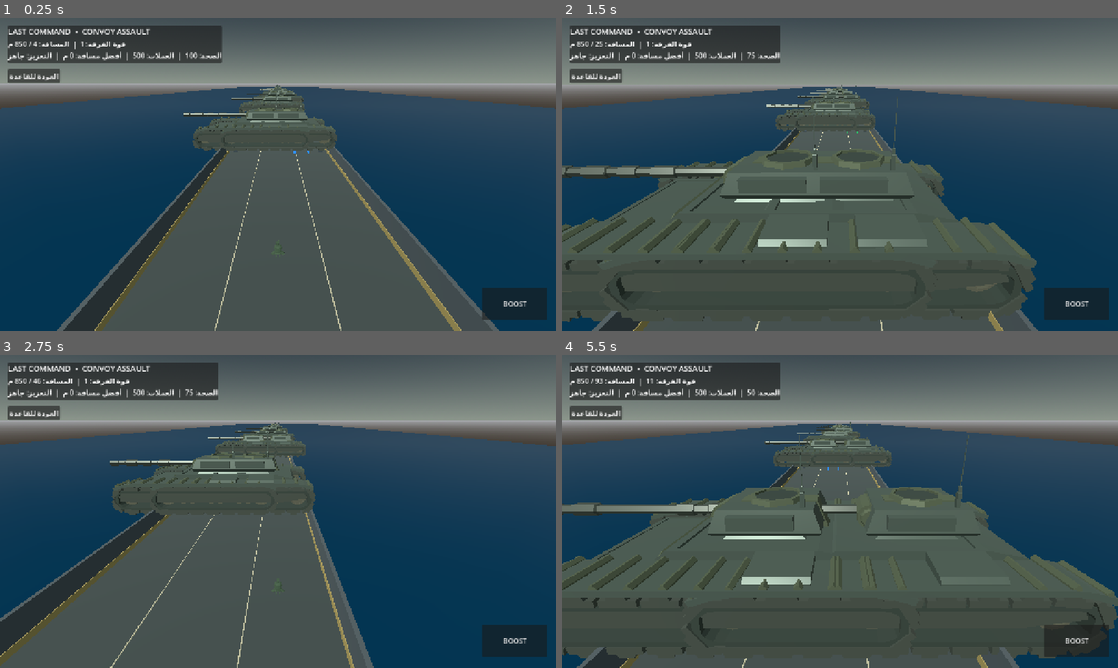
Above: before the commit, frames 1-4 (two rows, left to right).
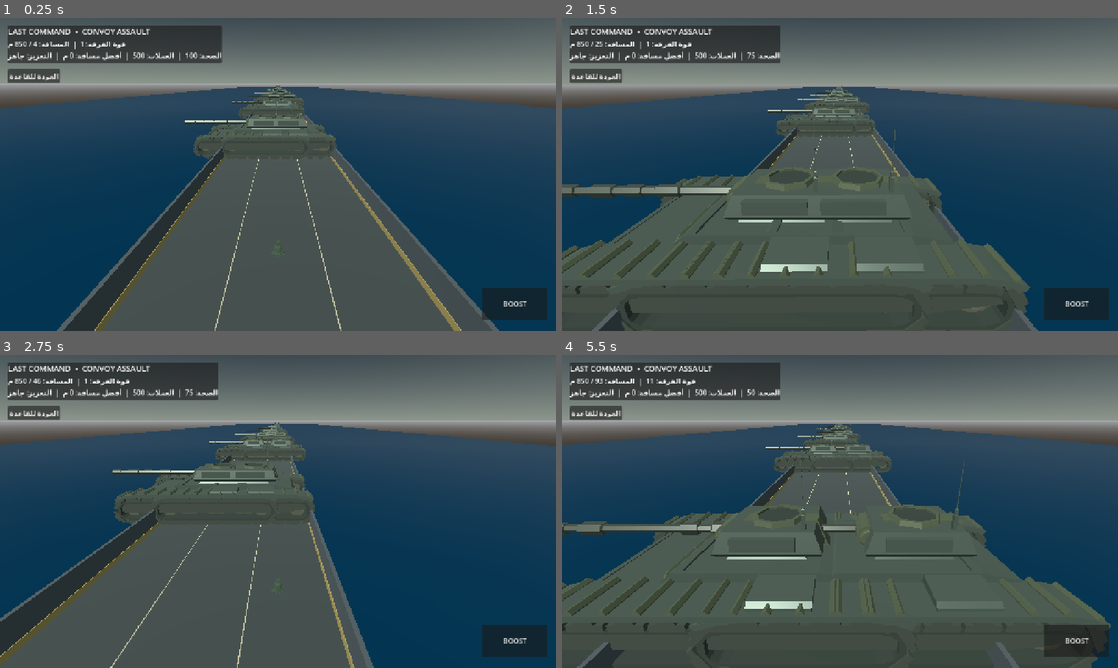
Above: after the commit, the same moments.

Repository: alshwqazf70-svg/last-command-android
Game: Godot game, scene res://scenes/convoy_run.tscn
The game is run twice, just before and just after one commit, with the same random seed, the same clock (stepped at 60 frames per second) and the same inputs. This scene is started directly instead of the project's main scene.
Inputs (mouse positions are in pixels of both pictures, inside the frame that each line leads up to):
- Up to frame 1 (0.25 s): no input
- Up to frame 2 (1.5 s): tap Enter (ui_accept) at 0.5, 0.77 s; move the mouse to (962, 158) at 0.52 s; hold Right (ui_right) 0.53-1.25 s; click (962, 158) at 0.67 s; drag from (728, 190) to (812, 237) at 1.27 s
- Up to frame 3 (2.75 s): move the mouse to (333, 442) at 2.02 s; hold Right (ui_right) from 2.03 s (still down)
- Up to frame 4 (5.5 s): release Right (ui_right) at 2.75 s; drag from (812, 574) to (673, 464) at 2.77 s; move the mouse to (1006, 558) at 3.52 s; hold Left (ui_left) 3.53-4.25 s; tap Enter (ui_accept) at 3.77 s; drag from (673, 464) to (756, 433) at 4.27 s; move the mouse to (867, 511) at 5.02 s; hold Down (ui_down) from 5.03 s (still down); click (867, 511) at 5.17 s

The runs differ from the first frame. In frame 1, 1.6% of the frame differs, in the area x 33-61%, y 21-46%; in frame 2, 11%; in frame 3, 3.0%; in frame 4, 13%, in the area x 0-100%, y 21-100%.

Commit message:
Align imported tank obstacle to bridge deck

Diff:
--- a/project/scripts/convoy_run.gd
+++ b/project/scripts/convoy_run.gd
@@ -343,6 +343,7 @@
 		var tank_instance := tank_model_scene.instantiate() as Node3D
 		if tank_instance != null:
 			tank_instance.scale = Vector3.ONE * 0.85
+			tank_instance.position.y = -0.85
 			obstacle.add_child(tank_instance)
 			return
 	var variant := rng.randi_range(0, 2)
